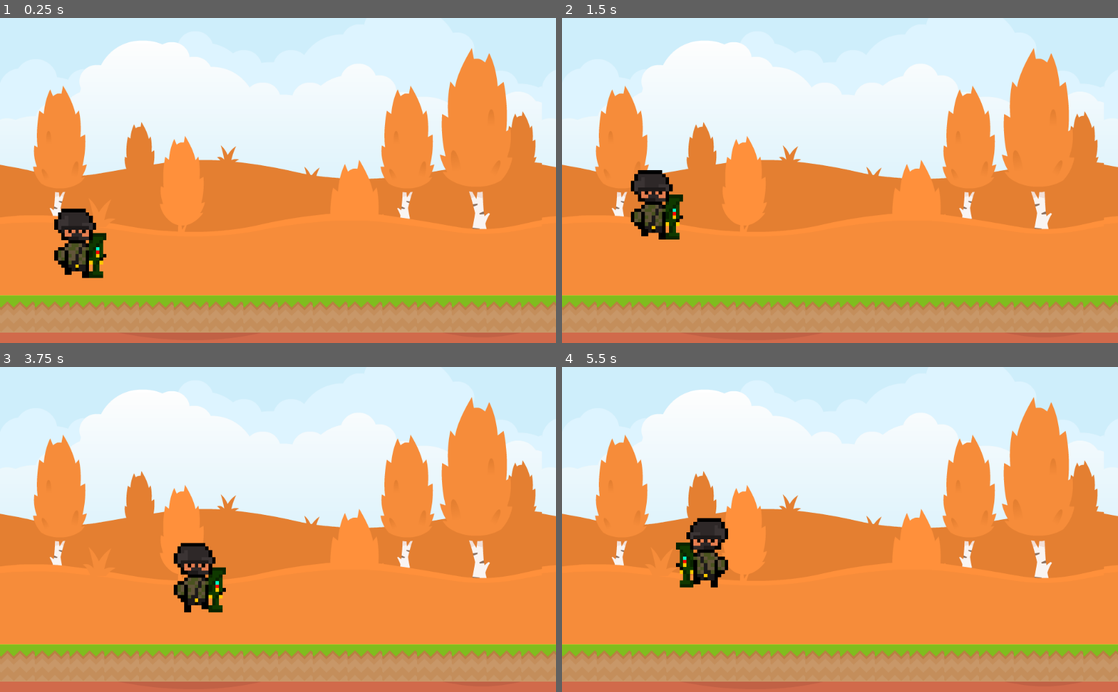
Above: before the commit, frames 1-4 (two rows, left to right).
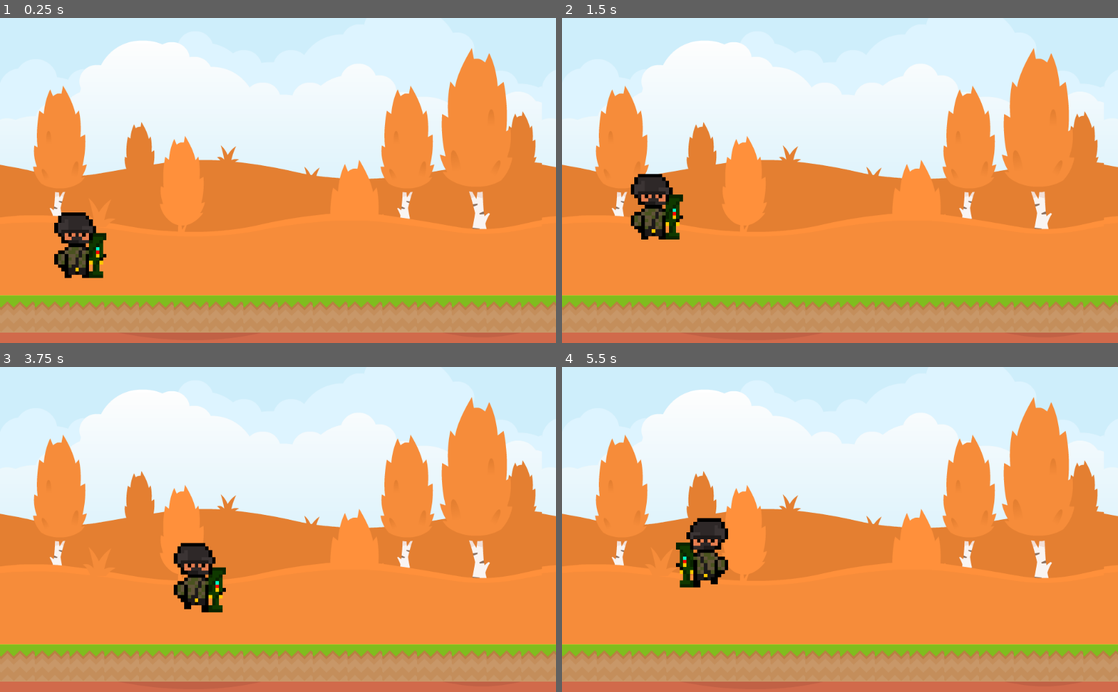
Above: after the commit, the same moments.

Repository: bsu-cs315/P2-ncbarber
Game: Godot game, scene res://src/Level.tscn
Same seed, same stepped clock (60 frames per second), same inputs: the game is played once before the commit and once after it.
Inputs:
- Up to frame 1 (0.25 s): no input
- Up to frame 2 (1.5 s): hold W (jump) 0.53-1.28 s; hold D (right) from 0.53 s (still down); tap Space (rocket_launch) at 1.35 s
- Up to frame 3 (3.75 s): tap W (jump) at 1.52, 1.55, 1.82, 3.02, 3.05, 3.32 s; release D (right) at 2.03 s; hold Left (left) 2.03-2.78 s; hold W (jump) 2.03-2.78 s; hold D (right) from 2.78 s (still down); tap Space (rocket_launch) at 2.85 s; hold W (jump) from 3.53 s (still down)
- Up to frame 4 (5.5 s): release D (right) at 4.28 s; release W (jump) at 4.28 s; hold Left (left) 4.28-5.03 s; tap Space (rocket_launch) at 4.35 s; tap W (jump) at 4.52, 4.55, 4.82 s; hold D (right) from 5.03 s (still down); hold W (jump) from 5.03 s (still down)

The runs differ from the first frame. In frame 1, 0.7% of the frame differs, in the area x 9-18%, y 58-81%; in frame 2, 0.7%, in the area x 12-20%, y 46-69%; in frame 3, less than 0.1%; in frame 4, less than 0.1%.

Commit message:
Add in new animations

Diff:
--- a/project/src/Character.tscn
+++ b/project/src/Character.tscn
@@ -1,15 +1,27 @@
-[gd_scene load_steps=7 format=2]
+[gd_scene load_steps=9 format=2]
 
 [ext_resource path="res://assets/launcherMan.png" type="Texture" id=1]
 [ext_resource path="res://assets/launcherMan2.png" type="Texture" id=2]
 [ext_resource path="res://assets/launcherMan3.png" type="Texture" id=3]
 [ext_resource path="res://src/Character.gd" type="Script" id=4]
+[ext_resource path="res://assets/launcherMan5.png" type="Texture" id=5]
+[ext_resource path="res://assets/launcherMan4.png" type="Texture" id=6]
 
 [sub_resource type="SpriteFrames" id=1]
 animations = [ {
 "frames": [ ExtResource( 1 ), ExtResource( 2 ), ExtResource( 3 ) ],
 "loop": true,
 "name": "walking",
+"speed": 5.0
+}, {
+"frames": [ ExtResource( 1 ), ExtResource( 5 ) ],
+"loop": true,
+"name": "ducking",
+"speed": 5.0
+}, {
+"frames": [ ExtResource( 1 ), ExtResource( 6 ) ],
+"loop": true,
+"name": "jumping",
 "speed": 5.0
 } ]
 
@@ -23,8 +35,8 @@
 position = Vector2( -1.7803, 1.77881 )
 scale = Vector2( 0.2, 0.2 )
 frames = SubResource( 1 )
-animation = "walking"
-frame = 2
+animation = "ducking"
+frame = 1
 
 [node name="CollisionShape2D" type="CollisionShape2D" parent="."]
 position = Vector2( -0.21228, 0.612473 )
Binary file added: project/assets/launcherMan4.png
Not shown, added: project/assets/launcherMan4.png.import
Binary file added: project/assets/launcherMan5.png
Not shown, added: project/assets/launcherMan5.png.import
